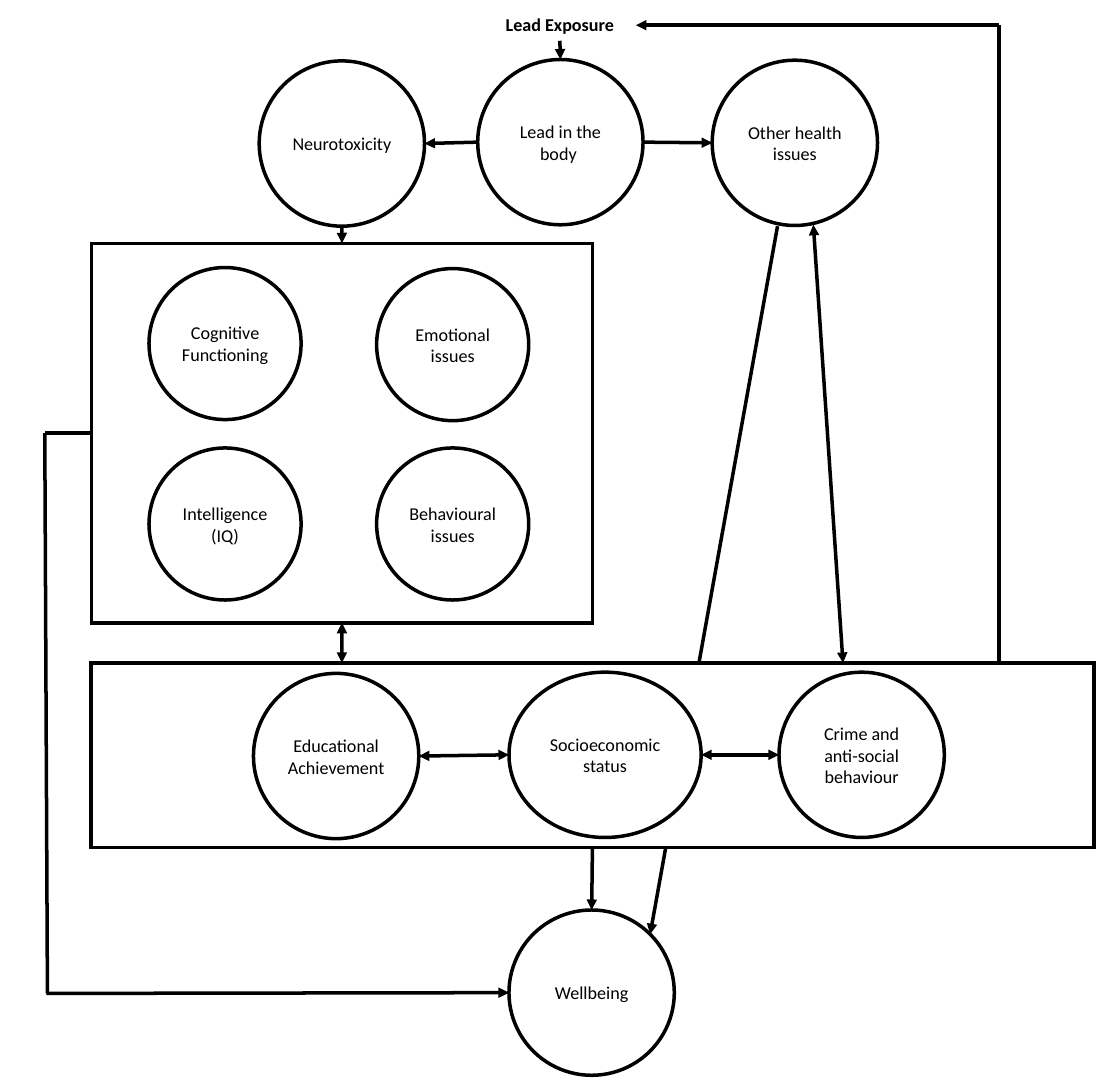
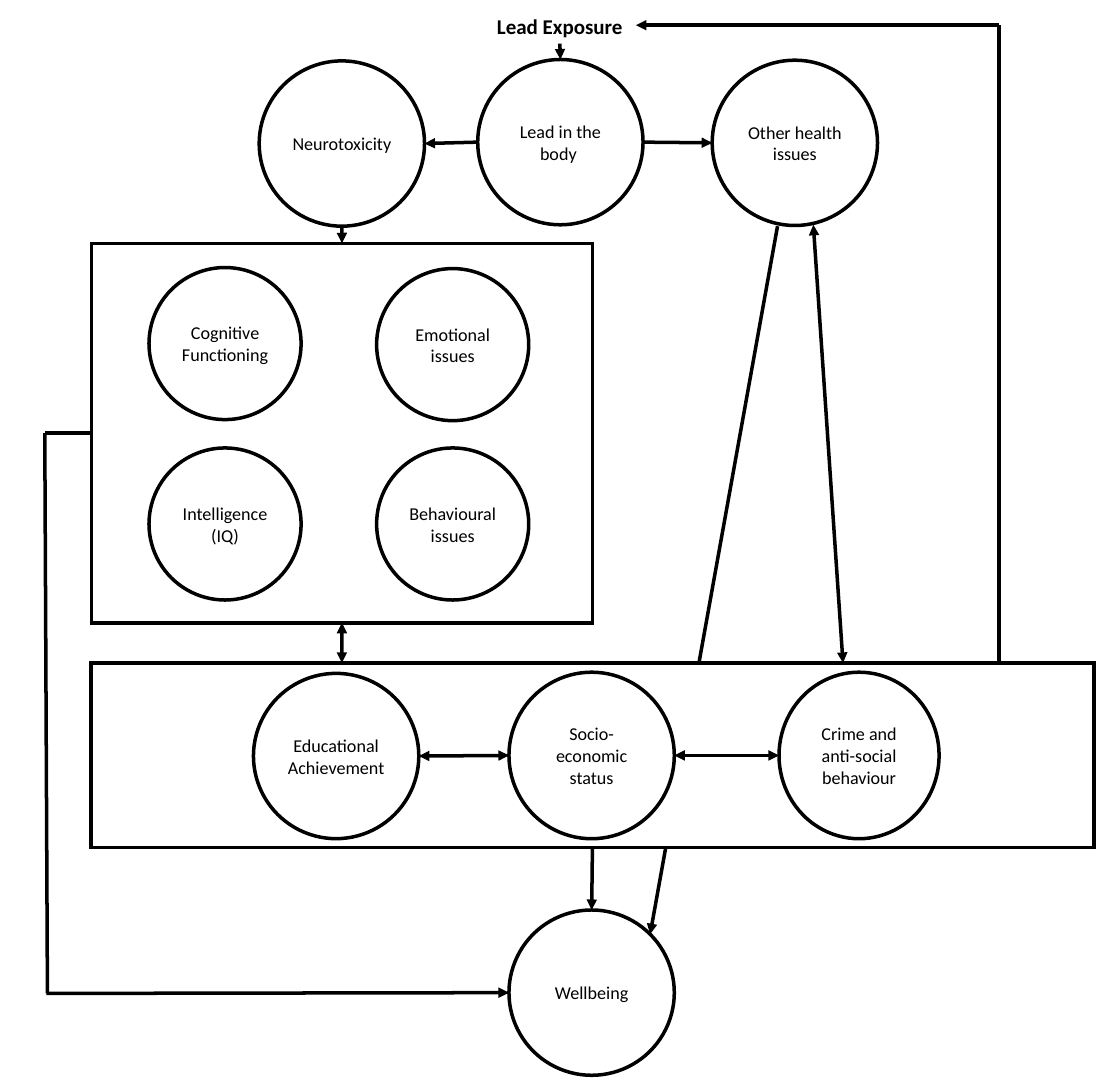
Before and after one commit to Happier-Lives-Institute/Shallow-Lead-Report-For-FP, a slide deck: slide 1 of causalgraphs.pptx. Drawn at 1120x1091 pixels with LibreOffice and Linux fonts; fonts in the diff are those of the drawing. Boxes give left, top, right and bottom in pixels: in the first picture for what was removed or moved away, otherwise in the second. Text is boxed around its words. In the diff, an @@ line names an element or a change of style, - is before the commit and + after.

Commit message:
edit to ppt

```diff
--- a/causalgraphs.pptx
+++ b/causalgraphs.pptx
@@ text "Lead Exposure" at box(497, 19, 623, 38): size 15.5 to 18 pt @@
@@ ellipse "Socio-economic status": place and size @@
-ellipse "Socio-economic status" at box(509, 672, 702, 838)
+ellipse "Socio-economic status" at box(509, 672, 675, 839)
@@ ellipse "Crime and anti-social behaviour": place and size @@
-ellipse "Crime and anti-social behaviour" at box(779, 672, 944, 838)
+ellipse "Crime and anti-social behaviour" at box(779, 672, 939, 839)
@@ text in ellipse at box(556, 727, 627, 784): text changed @@
-Socioeconomic status
+Socio-economic status
@@ double arrow moved from (779, 755) - (702, 755) to (779, 756) - (675, 756) @@
```
Also in this commit, not shown: 10 other files.
